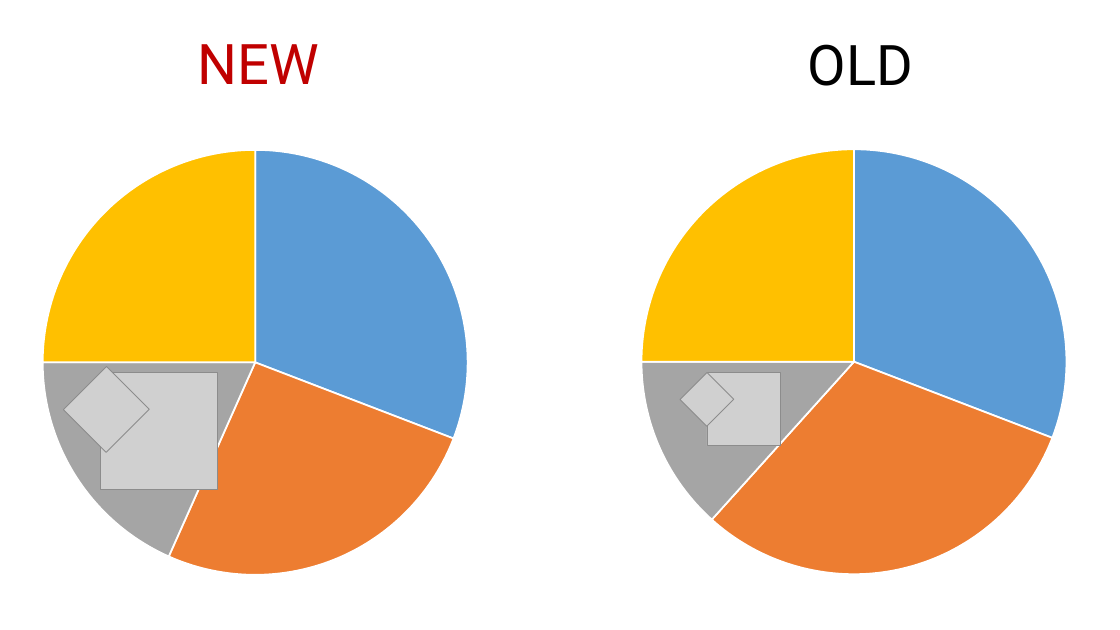
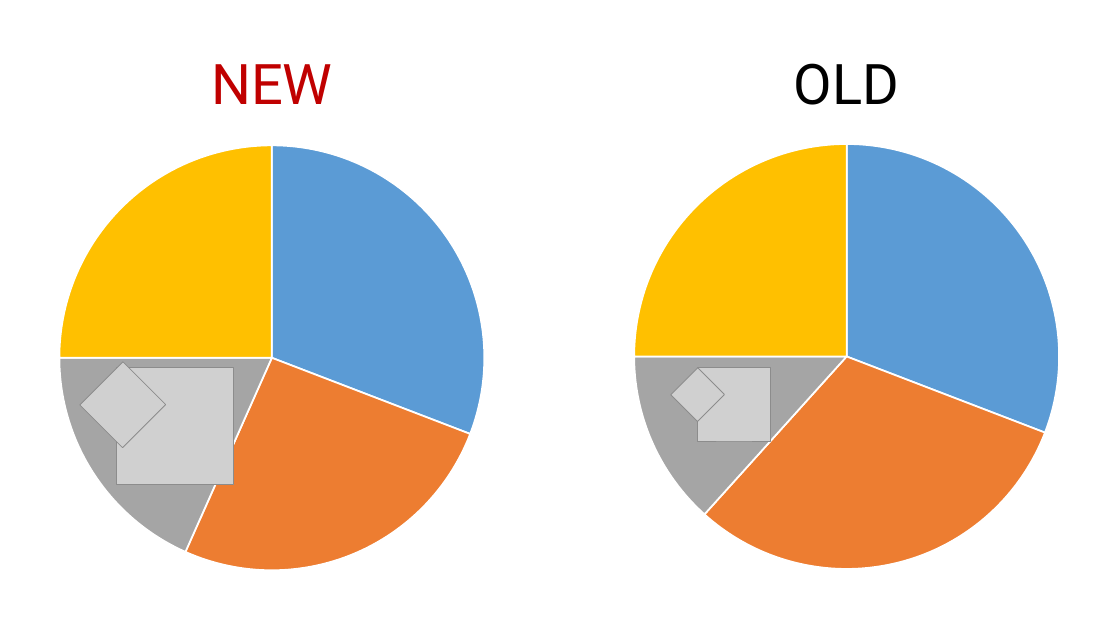
Before and after one commit to rkhaimov/brain-gym, a slide deck: slide 84 of Презентация.pptx. Drawn at 1120x630 pixels with LibreOffice and Linux fonts; fonts in the diff are those of the drawing; grey boxes stand for pictures; background and template pictures are left out. Boxes give left, top, right and bottom in pixels: in the first picture for what was removed or moved away, otherwise in the second. Text is boxed around its words. In the diff, an @@ line names an element or a change of style, - is before the commit and + after.

```diff
--- a/Презентация.pptx
+++ b/Презентация.pptx
@@ text "NEW": place and size @@
-text "NEW" at <box>198,44,319,84</box>
+text "NEW" at <box>211,64,332,104</box>
@@ text "OLD": place and size @@
-text "OLD" at <box>808,44,913,86</box>
+text "OLD" at <box>794,63,899,105</box>
@@ 2 pictures, 1 pie chart: place and size @@
-2 pictures, 1 pie chart at <box>0,139,592,587</box>
+2 pictures, 1 pie chart at <box>0,134,607,582</box>
@@ pie chart: place and size @@
-pie chart at <box>518,138,1120,586</box>
+pie chart at <box>511,133,1120,581</box>
@@ picture: place and size @@
-picture at <box>680,373,734,426</box>
+picture at <box>671,368,725,421</box>
@@ picture: place and size @@
-picture at <box>707,372,781,445</box>
+picture at <box>697,368,770,441</box>
```
Also in this commit, not shown: 39 other slides changed, 9 slides added, 8 slides removed.
